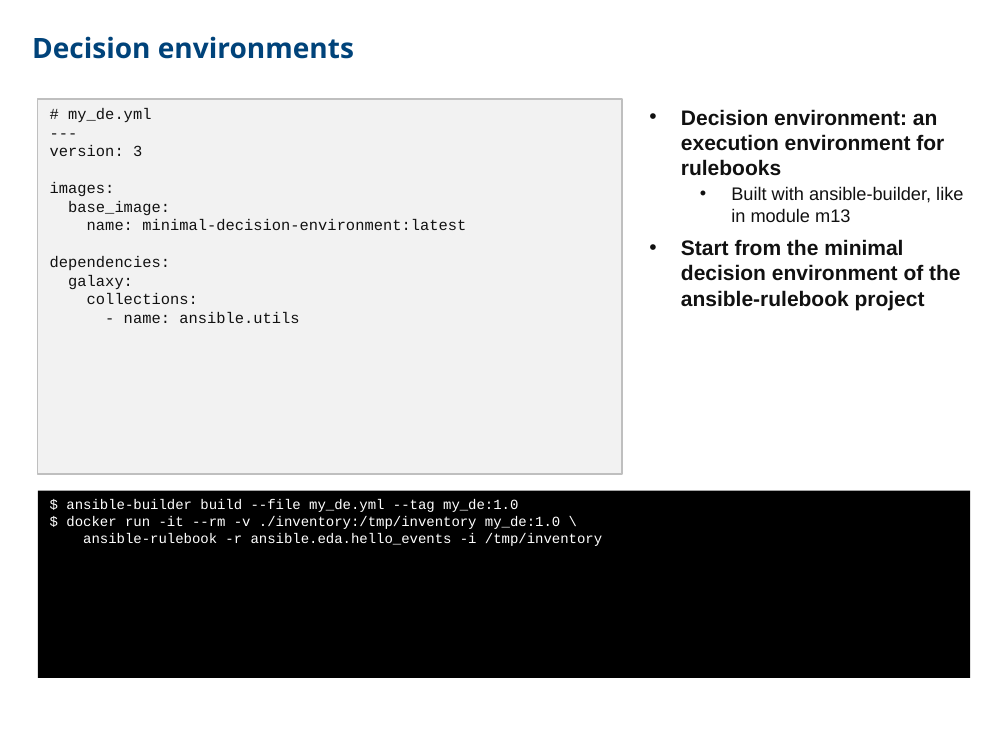
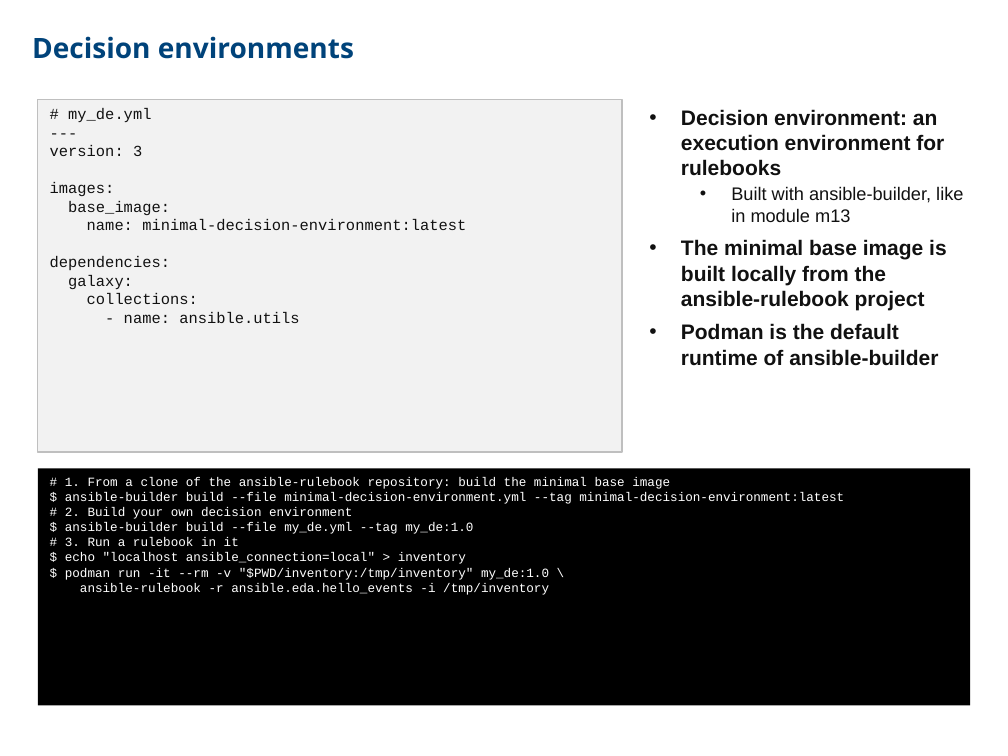
Before and after one commit to CCoupel/ansible-training, a slide deck: slide 217 of Ansible Training.pptx. Drawn at 1008x756 pixels with LibreOffice and Linux fonts; fonts in the diff are those of the drawing. Boxes give left, top, right and bottom in pixels: in the first picture for what was removed or moved away, otherwise in the second. Text is boxed around its words. In the diff, an @@ line names an element or a change of style, - is before the commit and + after.

```diff
--- a/Ansible Training.pptx
+++ b/Ansible Training.pptx
@@ rectangle "# my_de.yml": place and size @@
-rectangle "# my_de.yml" at <box>38,99,623,474</box>
+rectangle "# my_de.yml" at <box>38,99,623,452</box>
@@ text at <box>681,239,946,366</box>: text changed @@
-• Start from the minimal decision environment of the ansible-rulebook project
+• The minimal base image is built locally from the ansible-rulebook project
+• Podman is the default runtime of ansible-builder
@@ rectangle "# 1. From a clone ...": place and size @@
-rectangle "# 1. From a clone ..." at <box>38,491,971,678</box>
+rectangle "# 1. From a clone ..." at <box>38,469,971,706</box>
@@ text in rectangle at <box>65,477,844,519</box>: paragraphs added @@
+# 1. From a clone of the ansible-rulebook repository: build the minimal base image
+$ ansible-builder build --file minimal-decision-environment.yml --tag minimal-decision-environment:latest
+# 2. Build your own decision environment
@@ text in rectangle at <box>65,537,549,580</box>: text changed; size 10 to 9 pt @@
-$ docker run -it --rm -v ./inventory:/tmp/inventory my_de:1.0 \
+# 3. Run a rulebook in it
+$ echo "localhost ansible_connection=local" > inventory
+$ podman run -it --rm -v "$PWD/inventory:/tmp/inventory" my_de:1.0 \
@@ text in rectangle at <box>65,522,549,595</box>: size 10 to 9 pt in "$ ansible-builder build --file my_de.yml --tag my_de:1.0", "ansible-rulebook -r ansible.eda.hello_events -i /tmp/invento ..." @@
```
Also in this commit, not shown: 2 other slides changed.
